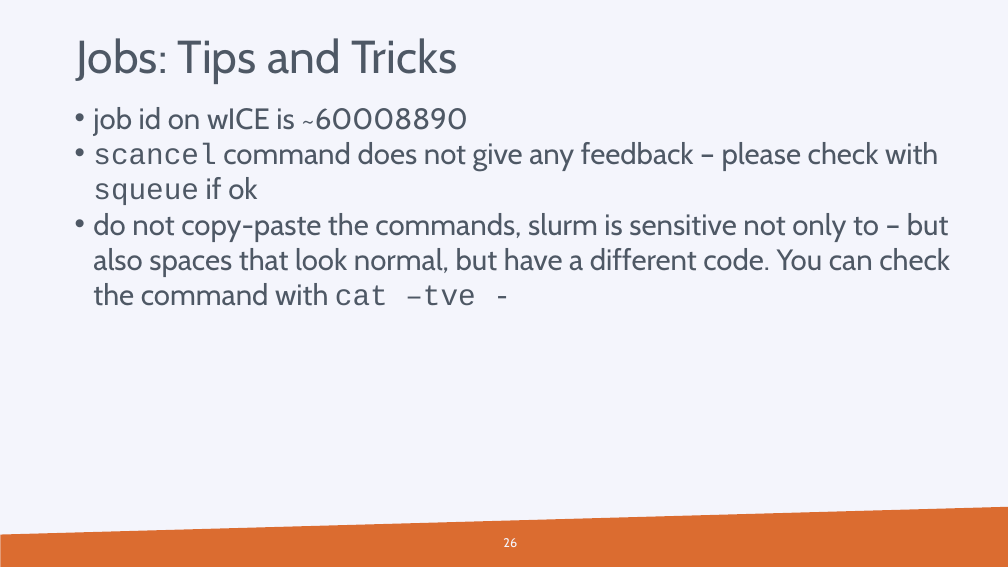
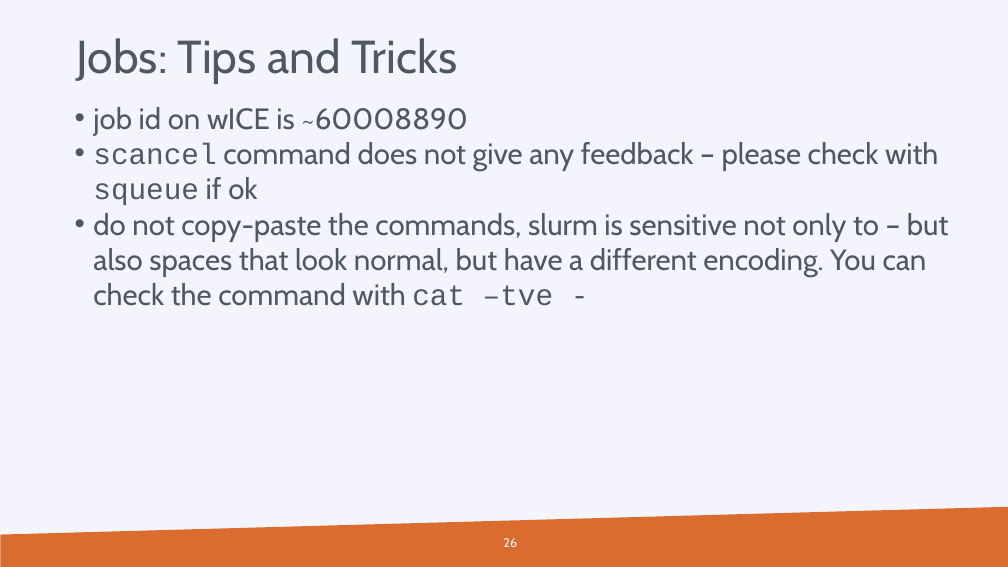
Before and after one commit to hpcleuven/wice-inauguration, a slide deck: slide 26 of Slurm session.pptx. Drawn at 1008x567 pixels with LibreOffice and Linux fonts; fonts in the diff are those of the drawing; background and template pictures are left out. Boxes give left, top, right and bottom in pixels: in the first picture for what was removed or moved away, otherwise in the second. Text is boxed around its words. In the diff, an @@ line names an element or a change of style, - is before the commit and + after.

```diff
--- a/Slurm session.pptx
+++ b/Slurm session.pptx
@@ text at <box>93,213,949,306</box>: text changed @@
-• do not copy-paste the commands, slurm is sensitive not only to – but also spaces that look normal, but have a different code. You can check the command with cat –tve -
+• do not copy-paste the commands, slurm is sensitive not only to – but also spaces that look normal, but have a different encoding. You can check the command with cat –tve -
```
Also in this commit, not shown: 15 other slides changed.
